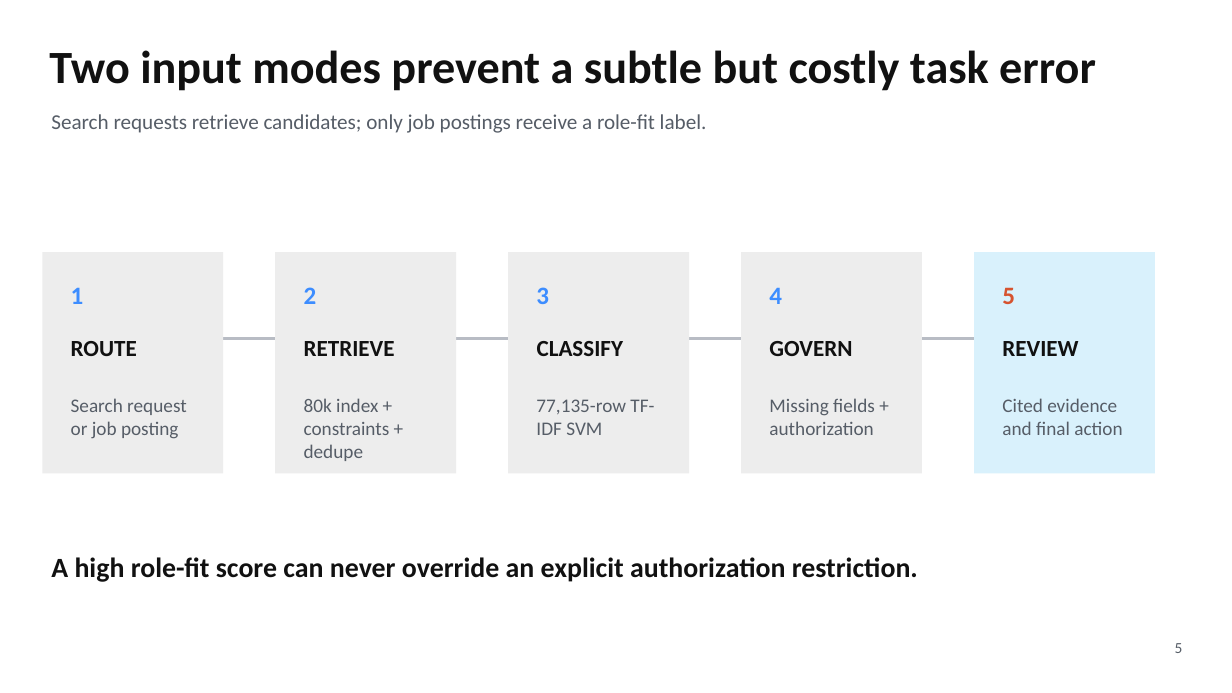
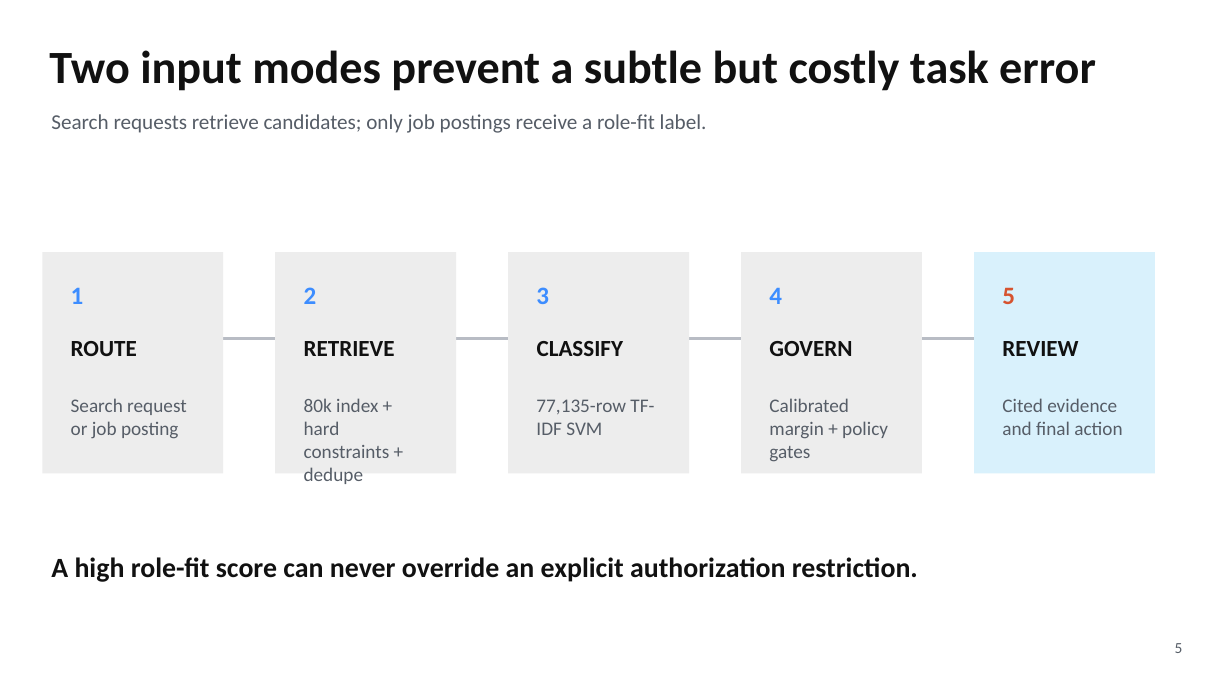
Before and after one commit to Kongbai815/job-matching-nlp, a slide deck: slide 5 of slides/MSBA_Job_Matching_Final_Deck.pptx. Drawn at 1232x693 pixels with LibreOffice and Linux fonts; fonts in the diff are those of the drawing. Boxes give left, top, right and bottom in pixels: in the first picture for what was removed or moved away, otherwise in the second. Text is boxed around its words. In the diff, an @@ line names an element or a change of style, - is before the commit and + after.

Commit message:
Add calibrated review and batch search controls

```diff
--- a/slides/MSBA_Job_Matching_Final_Deck.pptx
+++ b/slides/MSBA_Job_Matching_Final_Deck.pptx
@@ text at <box>304,398,390,484</box>: text changed @@
-80k index + constraints + dedupe
+80k index + hard constraints + dedupe
@@ text at <box>769,398,888,462</box>: text changed @@
-Missing fields + authorization
+Calibrated margin + policy gates
```
Also in this commit, not shown: 3 other slides changed, 29 other files.
